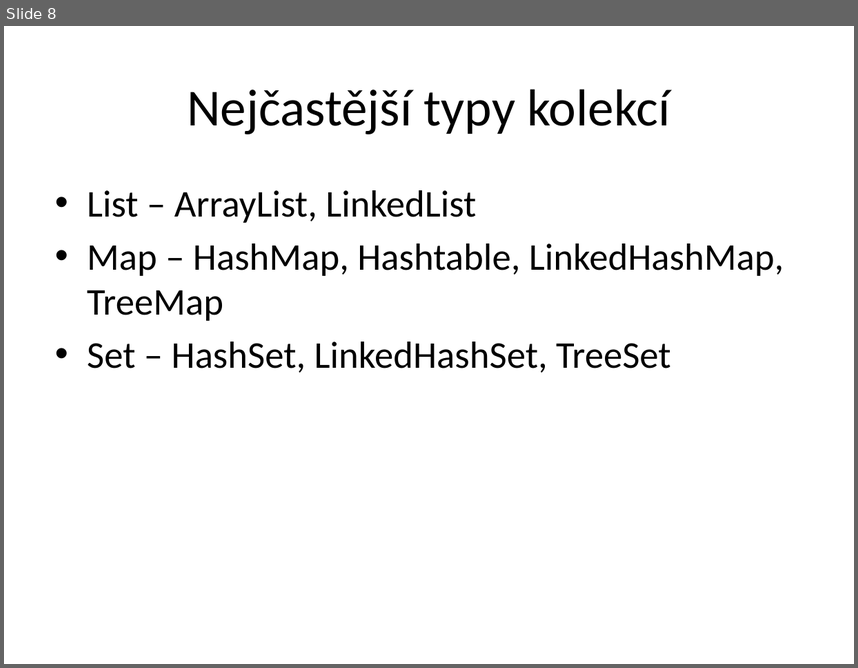
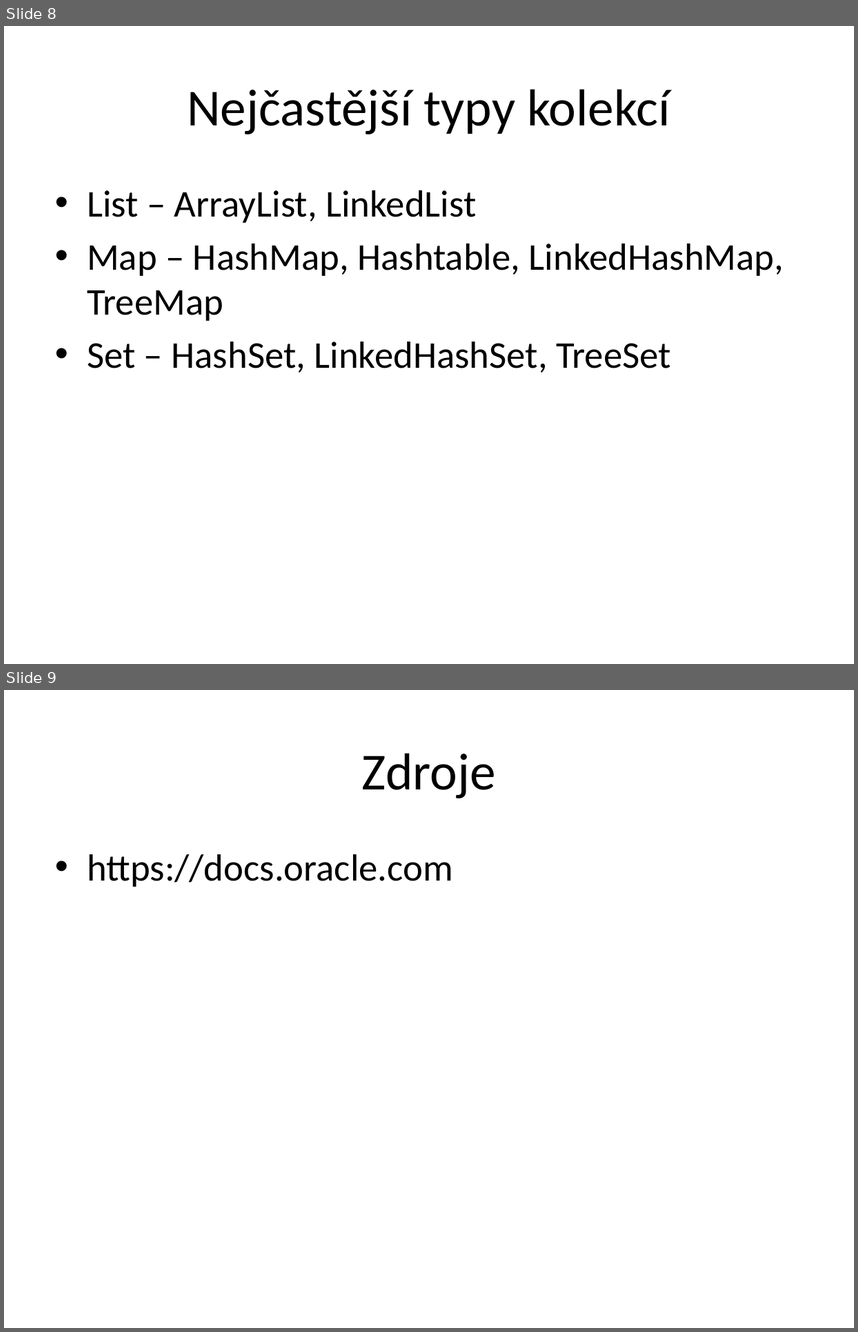
Before and after one commit to MichalNovak/allstuff, a slide deck: java.pptx. Shown one above the other, each under a label of ours: slide 8 before the commit, slides 8 and 9 after it. The pictures are 858x668 and 858x1332 pixels, drawn with LibreOffice and Linux fonts; fonts in the diff are those of the drawing. Boxes give left, top, right and bottom in pixels: in the first picture for what was removed or moved away, otherwise in the second. Text is boxed around its words. In the diff, an @@ line names an element or a change of style, - is before the commit and + after.

Commit message:
java
java

```diff
--- a/java.pptx
+++ b/java.pptx
@@ slide 9 added at (x1=4, y1=690, x2=854, y2=1328), background #FFFFFF @@
@@ title added at (x1=362, y1=753, x2=496, y2=798), 44 pt, text #000000 @@
+Zdroje
@@ text added at (x1=87, y1=854, x2=453, y2=887), 32 pt, text #000000 @@
+• https://docs.oracle.com
```
